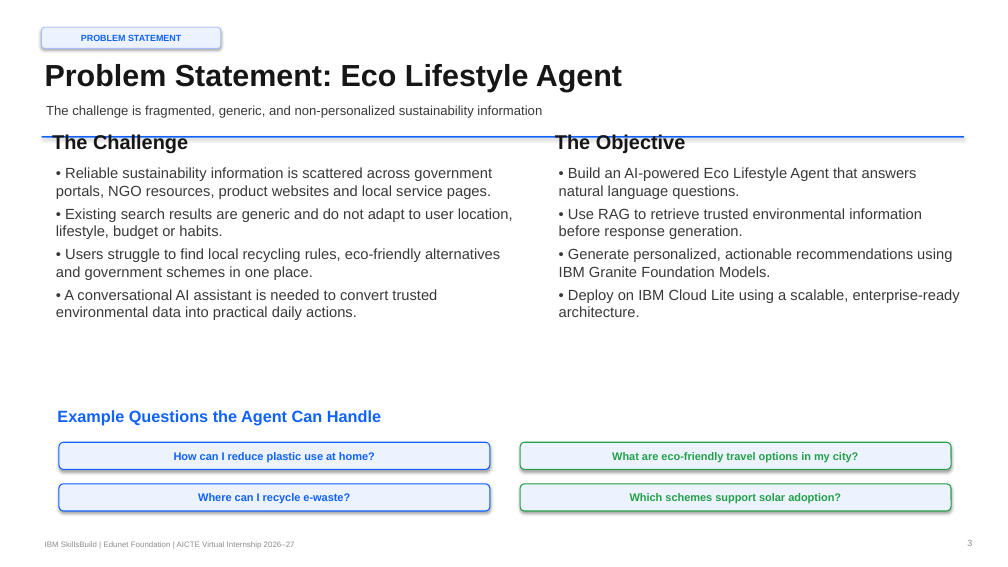
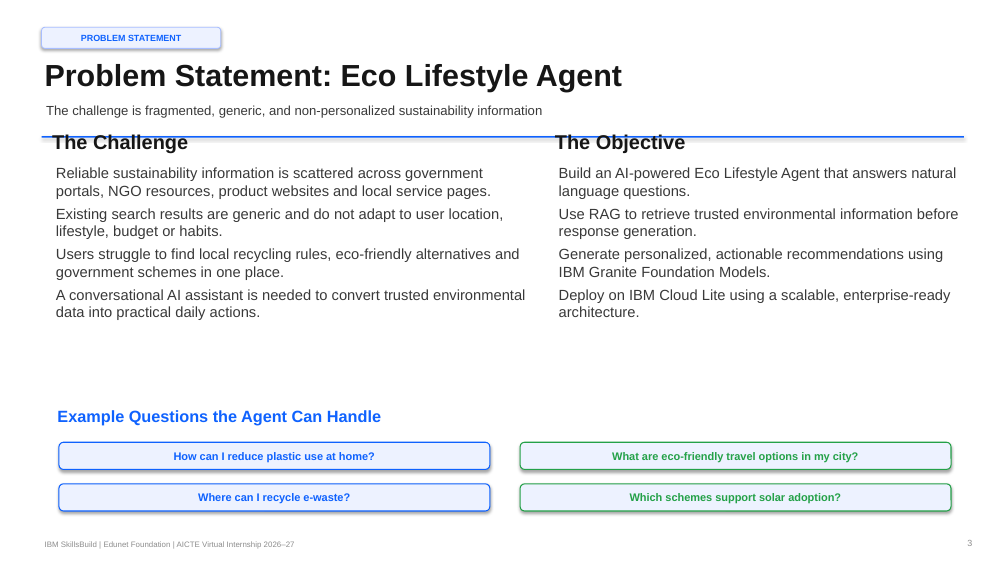
Before and after one commit to rishabh230707-afk/eco-lifestyle-agent, a slide deck: slide 3 of Updated_Project.pptx. Drawn at 1008x567 pixels with LibreOffice and Linux fonts; fonts in the diff are those of the drawing. Boxes give left, top, right and bottom in pixels: in the first picture for what was removed or moved away, otherwise in the second. Text is boxed around its words. In the diff, an @@ line names an element or a change of style, - is before the commit and + after.

Commit message:
Remove literal bullet glyphs from wrapped paragraphs to match clean flowing-text style

```diff
--- a/Updated_Project.pptx
+++ b/Updated_Project.pptx
@@ text at bbox=[56, 167, 525, 320]: text changed @@
-• Reliable sustainability information is scattered across government portals, NGO resources, product websites and local service pages.
-• Existing search results are generic and do not adapt to user location, lifestyle, budget or habits.
-• Users struggle to find local recycling rules, eco-friendly alternatives and government schemes in one place.
-• A conversational AI assistant is needed to convert trusted environmental data into practical daily actions.
+Reliable sustainability information is scattered across government portals, NGO resources, product websites and local service pages.
+Existing search results are generic and do not adapt to user location, lifestyle, budget or habits.
+Users struggle to find local recycling rules, eco-friendly alternatives and government schemes in one place.
+A conversational AI assistant is needed to convert trusted environmental data into practical daily actions.
@@ text at bbox=[559, 167, 959, 317]: text changed @@
-• Build an AI-powered Eco Lifestyle Agent that answers natural language questions.
-• Use RAG to retrieve trusted environmental information before response generation.
-• Generate personalized, actionable recommendations using IBM Granite Foundation Models.
-• Deploy on IBM Cloud Lite using a scalable, enterprise-ready architecture.
+Build an AI-powered Eco Lifestyle Agent that answers natural language questions.
+Use RAG to retrieve trusted environmental information before response generation.
+Generate personalized, actionable recommendations using IBM Granite Foundation Models.
+Deploy on IBM Cloud Lite using a scalable, enterprise-ready architecture.
```
Also in this commit, not shown: 3 other slides changed.
